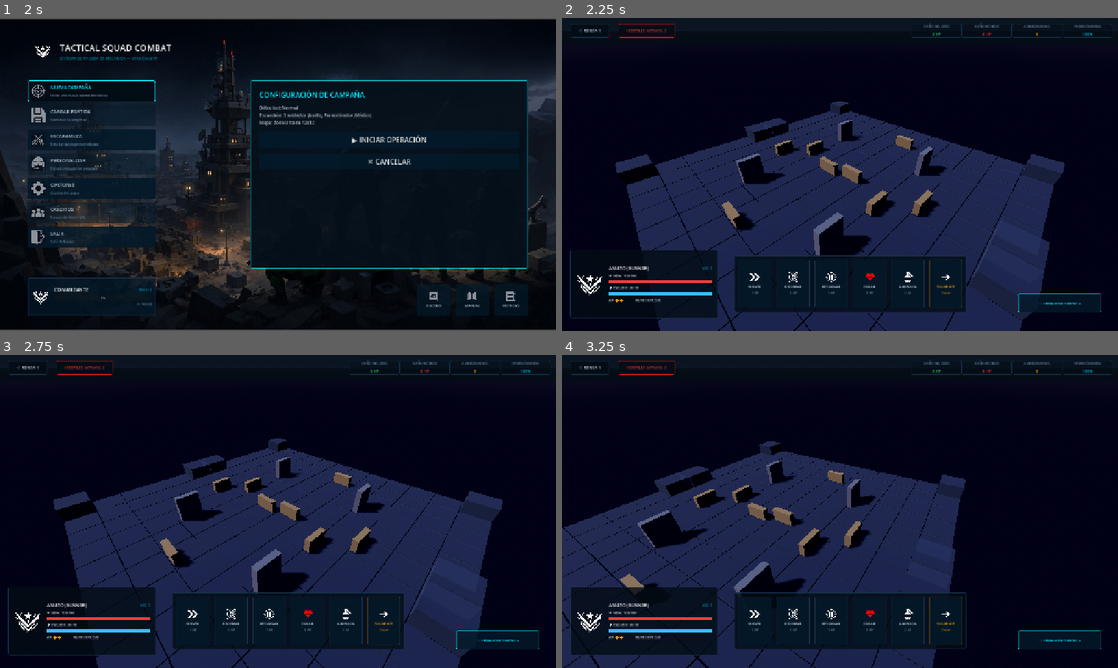
Above: before the commit, frames 1-4 (two rows, left to right).
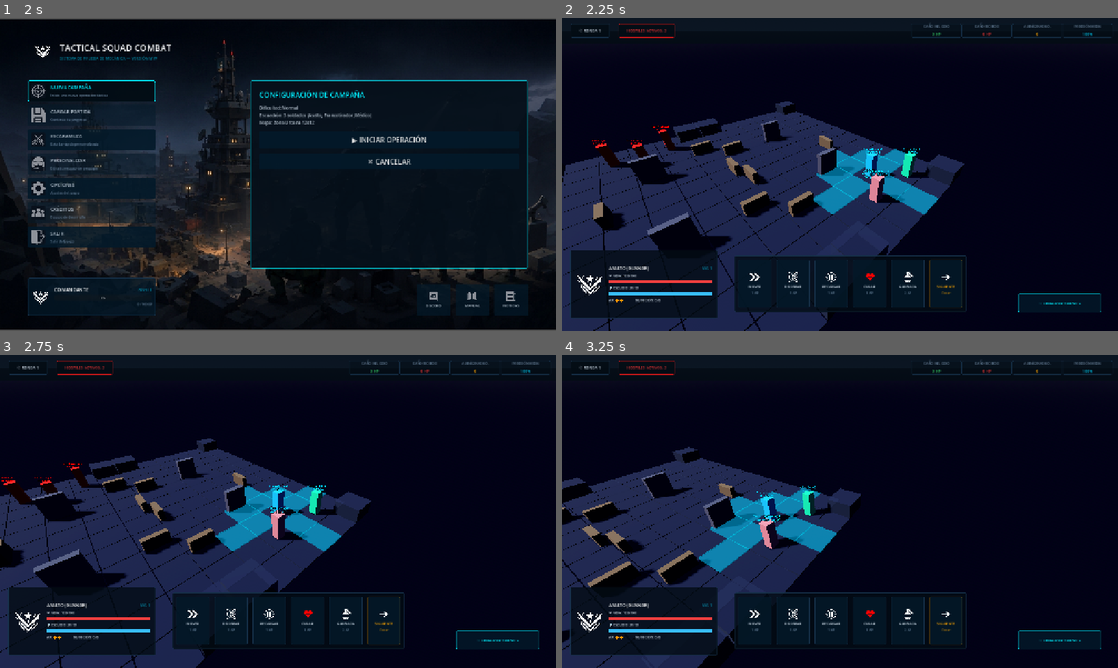
Above: after the commit, the same moments.

Repository: axel-molina/WarTacticGame
Game: Godot game, scene res://scenes/menu/menu_scene.tscn
Two runs of this game, one before a commit and one after it. Both use one fixed random seed, a clock stepped at 60 frames per second and the inputs below.
Inputs (mouse positions are in pixels of both pictures, inside the frame that each line leads up to):
- Up to frame 1 (2 s): click (88, 89) at 0.5 s; click (88, 89) at 1.25 s
- Up to frame 2 (2.25 s): click "▶ INICIAR OPERACIÓN" at 2 s
- Up to frame 3 (2.75 s): no input
- Up to frame 4 (3.25 s): tap Enter at 2.75 s; move the mouse to (962, 495) at 2.77 s; hold Right (ui_right) from 2.78 s (still down); hold Q from 2.78 s (still down); click (962, 495) at 2.92 s

Frame 1 is identical in both runs. In frame 2, 27% of the frame differs, in the area x 0-91%, y 26-100%; in frame 3, 28%; in frame 4, 22%.
Error before the commit: Parse Error: Identifier "LabeledTextBillboard" not declared in the current scope. (res://scripts/soldiers/soldier_controller.gd:67)
Error after the commit: Invalid access to property or key 'pressed' on a base object of type 'null instance'. (res://scripts/ui/hud_controller.gd:46)

Commit message:
Fix billboard constant compilation error in Label3D inside soldier controller

Diff:
--- a/tactical-squad-combat/scripts/soldiers/soldier_controller.gd
+++ b/tactical-squad-combat/scripts/soldiers/soldier_controller.gd
@@ -64,7 +64,7 @@
 	# 2. Spawnear Texto Flotante de Daño
 	var damage_label = Label3D.new()
 	damage_label.text = "-%d HP" % amount
-	damage_label.billboard = LabeledTextBillboard.BILLBOARD_ENABLED # Billboard 1 en Godot 4 es enabled
+	damage_label.billboard = BaseMaterial3D.BILLBOARD_ENABLED
 	damage_label.modulate = Color(1.0, 0.2, 0.2) if hp_damage > 0 else Color(0.2, 0.7, 1.0)
 	damage_label.font_size = 28
 	damage_label.outline_size = 8
